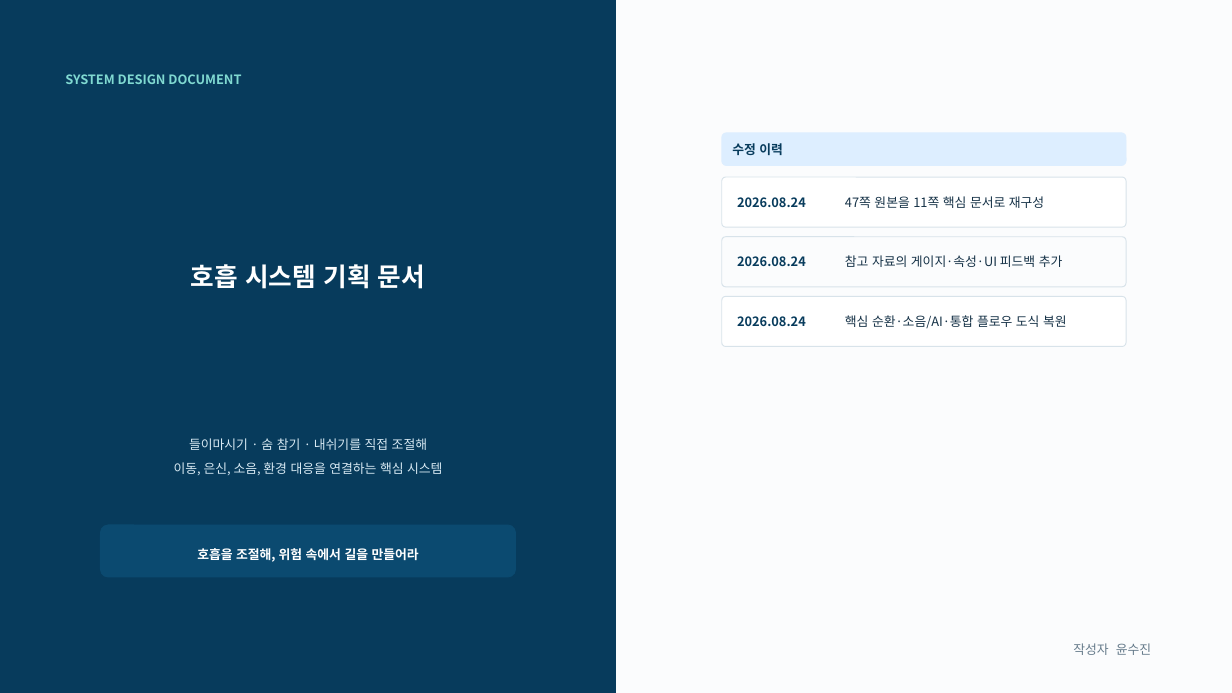
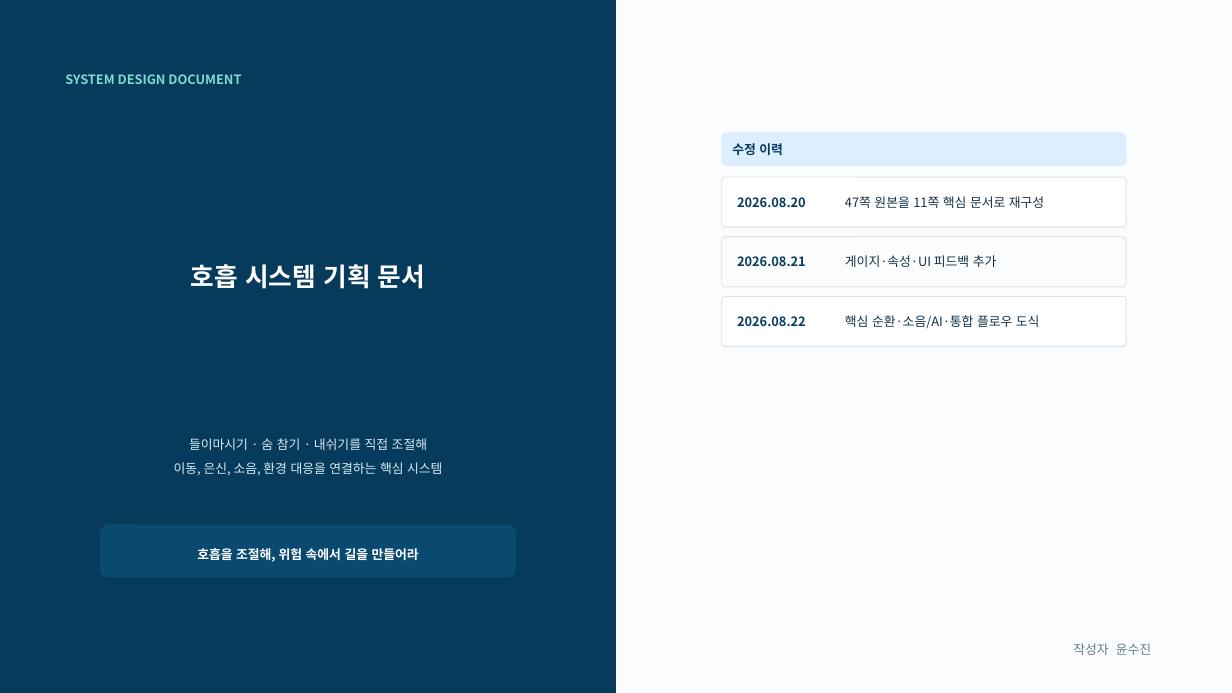
Before and after one commit to ysooj/Gihoek_8, a slide deck: slide 1 of 호흡_시스템_기획문서_최종정리본.pptx. Drawn at 1232x693 pixels with LibreOffice and Linux fonts; fonts in the diff are those of the drawing. Boxes give left, top, right and bottom in pixels: in the first picture for what was removed or moved away, otherwise in the second. Text is boxed around its words. In the diff, an @@ line names an element or a change of style, - is before the commit and + after.

```diff
--- a/호흡_시스템_기획문서_최종정리본.pptx
+++ b/호흡_시스템_기획문서_최종정리본.pptx
@@ text at box(737, 197, 806, 207): text changed @@
-2026.08.24
+2026.08.20
@@ text at box(737, 256, 806, 266): text changed @@
-2026.08.24
+2026.08.21
@@ text at box(845, 255, 997, 267): text changed @@
-참고 자료의 게이지·속성·UI 피드백 추가
+게이지·속성·UI 피드백 추가
@@ text at box(737, 316, 806, 326): text changed @@
-2026.08.24
+2026.08.22
@@ text at box(845, 315, 1040, 328): text changed @@
-핵심 순환·소음/AI·통합 플로우 도식 복원
+핵심 순환·소음/AI·통합 플로우 도식
```
Also in this commit, not shown: 6 other slides changed, 14 other files.
